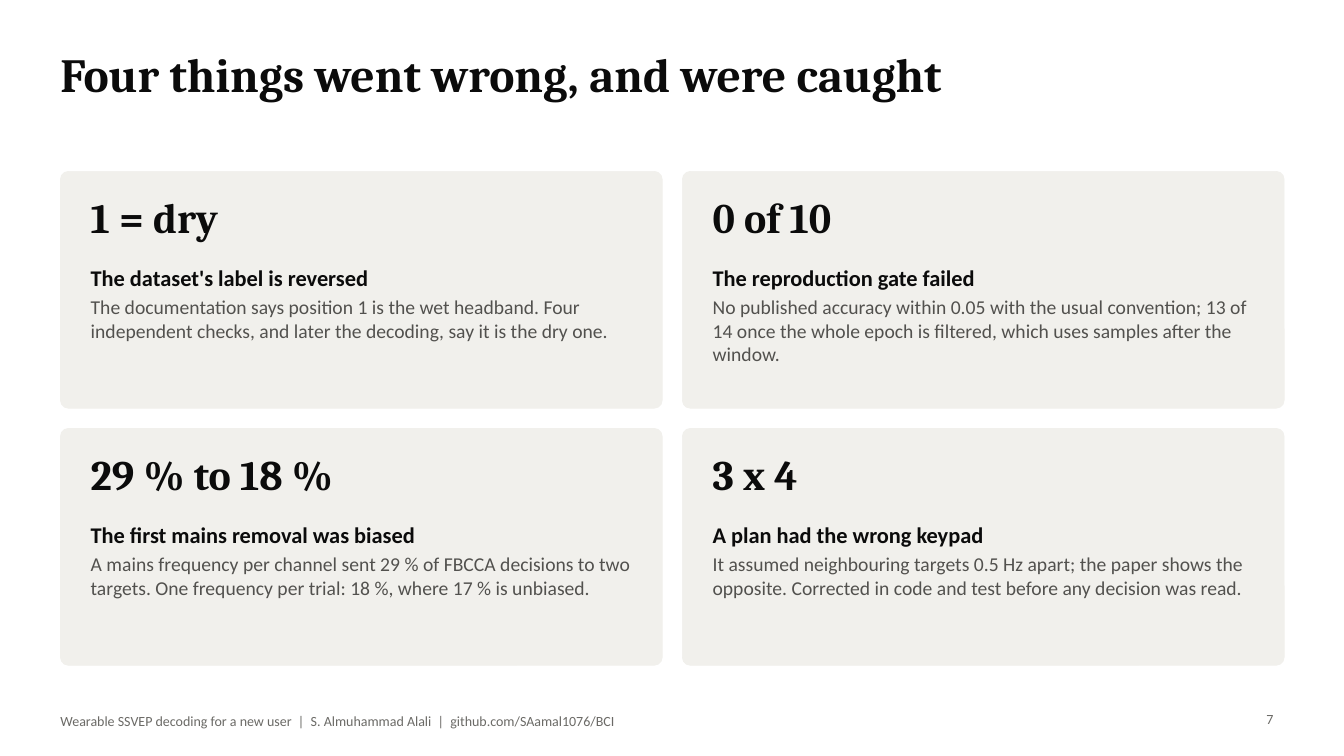
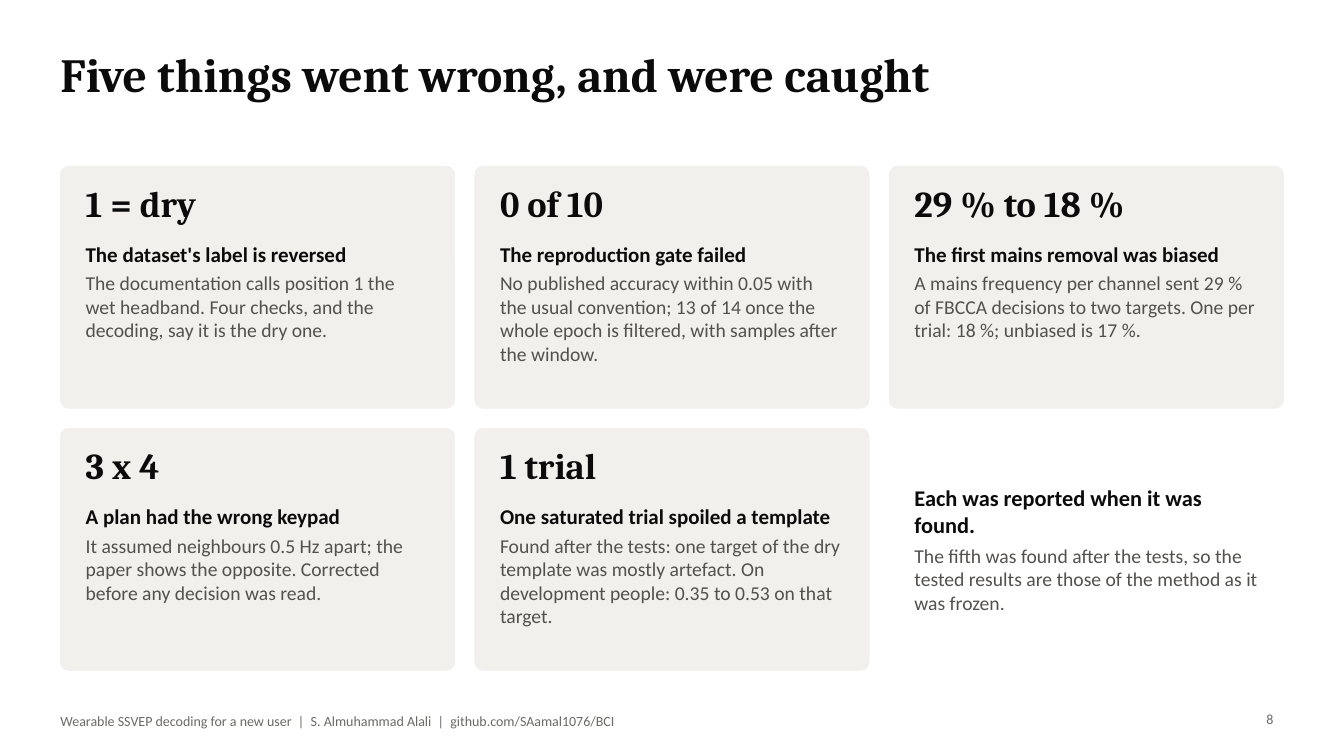
Before and after one commit to SAamal1076/BCI, a slide deck: slide 8 of docs/presentation.pptx (slide 7 before the commit). Drawn at 1344x756 pixels with LibreOffice and Linux fonts; fonts in the diff are those of the drawing. Boxes give left, top, right and bottom in pixels: in the first picture for what was removed or moved away, otherwise in the second. Text is boxed around its words. In the diff, an @@ line names an element or a change of style, - is before the commit and + after.

```diff
--- a/docs/presentation.pptx
+++ b/docs/presentation.pptx
@@ title at box(60, 59, 929, 103): text changed @@
-Four things went wrong, and were caught
+Five things went wrong, and were caught
@@ rounded rectangle: place and size @@
-rounded rectangle at box(60, 171, 662, 408)
+rounded rectangle at box(60, 166, 455, 408)
@@ rounded rectangle added at box(475, 166, 869, 408), fill #F1F0EC, outline #F1F0EC 0.5 pt @@
@@ rounded rectangle: place and size @@
-rounded rectangle at box(683, 171, 1285, 408)
+rounded rectangle at box(889, 166, 1284, 408)
@@ text "1 = dry": place and size @@
-text "1 = dry" at box(91, 204, 218, 243)
+text "1 = dry" at box(86, 191, 196, 225)
@@ text "0 of 10": place and size @@
-text "0 of 10" at box(713, 203, 832, 234)
+text "0 of 10" at box(500, 191, 603, 218)
@@ text "29 % to 18 %": place and size @@
-text "29 % to 18 %" at box(91, 461, 283, 491)
+text "29 % to 18 %" at box(914, 192, 1081, 218)
@@ text at box(86, 247, 346, 262): size 16 to 15 pt in "The dataset's label is reversed" @@
@@ text "The dataset's label is reversed": place and size @@
-text "The dataset's label is reversed" at box(91, 270, 607, 342)
+text "The dataset's label is reversed" at box(86, 247, 395, 341)
@@ text at box(500, 247, 746, 266): size 16 to 15 pt in "The reproduction gate failed" @@
@@ text "The reproduction gate failed": place and size @@
-text "The reproduction gate failed" at box(713, 270, 1246, 361)
+text "The reproduction gate failed" at box(500, 247, 838, 361)
@@ text at box(914, 247, 1219, 262): size 16 to 15 pt in "The first mains removal was biased" @@
@@ text "The first mains removal was ...": place and size @@
-text "The first mains removal was ..." at box(91, 527, 630, 599)
+text "The first mains removal was ..." at box(914, 247, 1255, 337)
@@ text at box(86, 276, 395, 341): text changed @@
-The documentation says position 1 is the wet headband. Four independent checks, and later the decoding, say it is the dry one.
+The documentation calls position 1 the wet headband. Four checks, and the decoding, say it is the dry one.
@@ text at box(500, 276, 838, 361): text changed @@
-No published accuracy within 0.05 with the usual convention; 13 of 14 once the whole epoch is filtered, which uses samples after the window.
+No published accuracy within 0.05 with the usual convention; 13 of 14 once the whole epoch is filtered, with samples after the window.
@@ text at box(914, 276, 1255, 337): text changed @@
-A mains frequency per channel sent 29 % of FBCCA decisions to two targets. One frequency per trial: 18 %, where 17 % is unbiased.
+A mains frequency per channel sent 29 % of FBCCA decisions to two targets. One per trial: 18 %; unbiased is 17 %.
@@ rounded rectangle: place and size @@
-rounded rectangle at box(60, 429, 662, 665)
+rounded rectangle at box(60, 429, 455, 670)
@@ size 30 to 26 pt in 4 elements at box(86, 191, 196, 225), box(500, 191, 603, 218), box(914, 192, 1081, 218), box(86, 454, 159, 480) @@
@@ text "3 x 4": place and size @@
-text "3 x 4" at box(713, 461, 797, 491)
+text "3 x 4" at box(86, 454, 159, 480)
@@ proportions changed in 4 elements at box(889, 166, 1284, 408), box(60, 166, 455, 408), box(60, 429, 455, 670), box(475, 429, 869, 670) @@
@@ rounded rectangle: place and size @@
-rounded rectangle at box(683, 429, 1285, 665)
+rounded rectangle at box(475, 429, 869, 670)
@@ text added at box(500, 453, 596, 480), 26 pt, text #0B0B0B, bold @@
+1 trial
@@ text at box(86, 509, 340, 528): size 16 to 15 pt in "A plan had the wrong keypad" @@
@@ text "A plan had the wrong ...": place and size @@
-text "A plan had the wrong ..." at box(713, 527, 1243, 598)
+text "A plan had the wrong ..." at box(86, 509, 403, 603)
@@ text added at box(500, 509, 840, 627), 14 pt, text #52514E @@
+One saturated trial spoiled a template
+Found after the tests: one target of the dry template was mostly artefact. On development people: 0.35 to 0.53 on that target.
@@ text added at box(914, 490, 1257, 610), 14 pt, text #52514E @@
+Each was reported when it was found.
+The fifth was found after the tests, so the tested results are those of the method as it was frozen.
@@ text at box(86, 539, 403, 603): text changed @@
-It assumed neighbouring targets 0.5 Hz apart; the paper shows the opposite. Corrected in code and test before any decision was read.
+It assumed neighbours 0.5 Hz apart; the paper shows the opposite. Corrected before any decision was read.
@@ page number at box(1266, 714, 1273, 724): text changed @@
-7
+8
```
Also in this commit, not shown: 1 other slide changed, 1 slide added, 30 other files.
